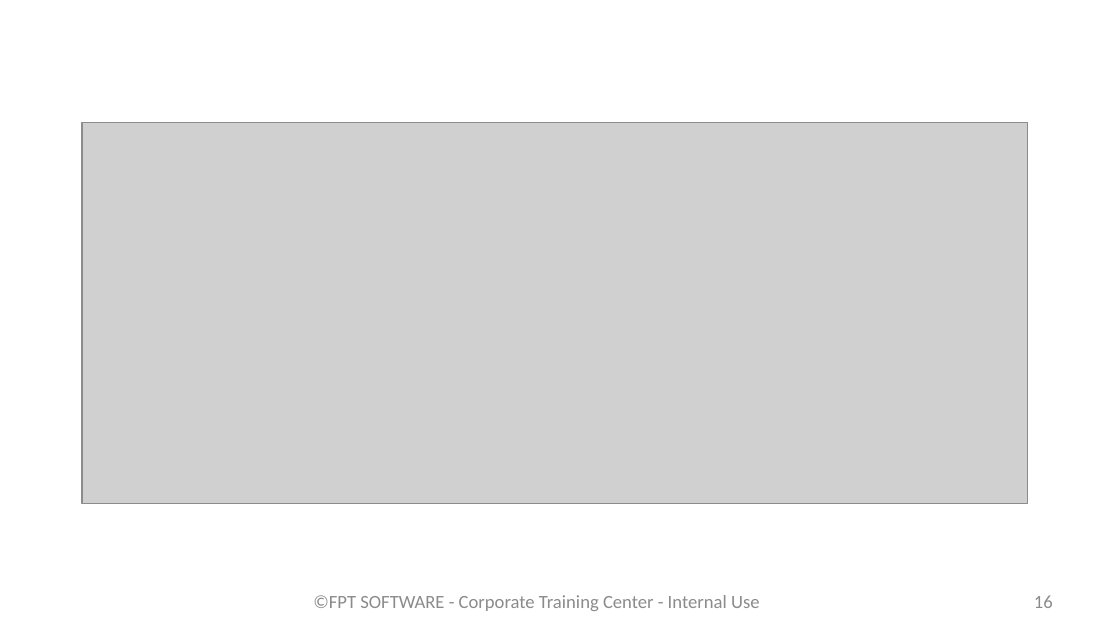
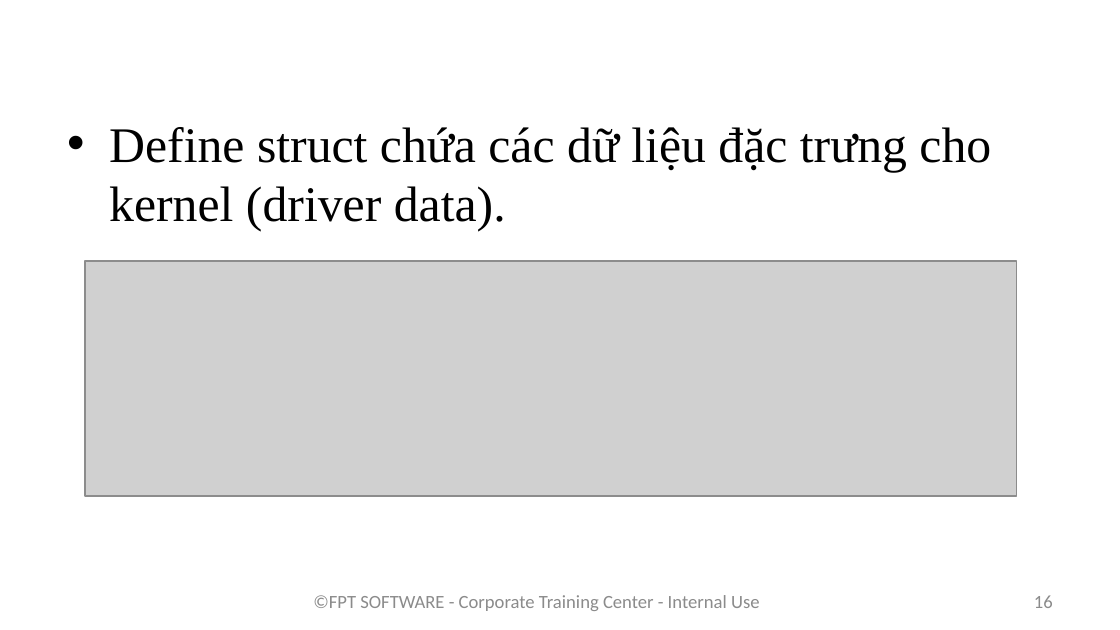
Before and after one commit to phuthodien/training_linux_embedded_v2, a slide deck: slide 16 of Bai 11/Device tree.pptx. Drawn at 1120x630 pixels with LibreOffice and Linux fonts; fonts in the diff are those of the drawing; grey boxes stand for pictures; background and template pictures are left out. Boxes give left, top, right and bottom in pixels: in the first picture for what was removed or moved away, otherwise in the second. Text is boxed around its words. In the diff, an @@ line names an element or a change of style, - is before the commit and + after.

```diff
--- a/Bai 11/Device tree.pptx
+++ b/Bai 11/Device tree.pptx
@@ text added at [109,127,991,231], 32 pt, text #000000 @@
+• Define struct chứa các dữ liệu đặc trưng cho kernel (driver data).
@@ picture: place and size @@
-picture at [82,122,1027,504]
+picture at [85,261,1017,496]
```
Also in this commit, not shown: 4 other slides changed, 2 slides added, 2 other files.
